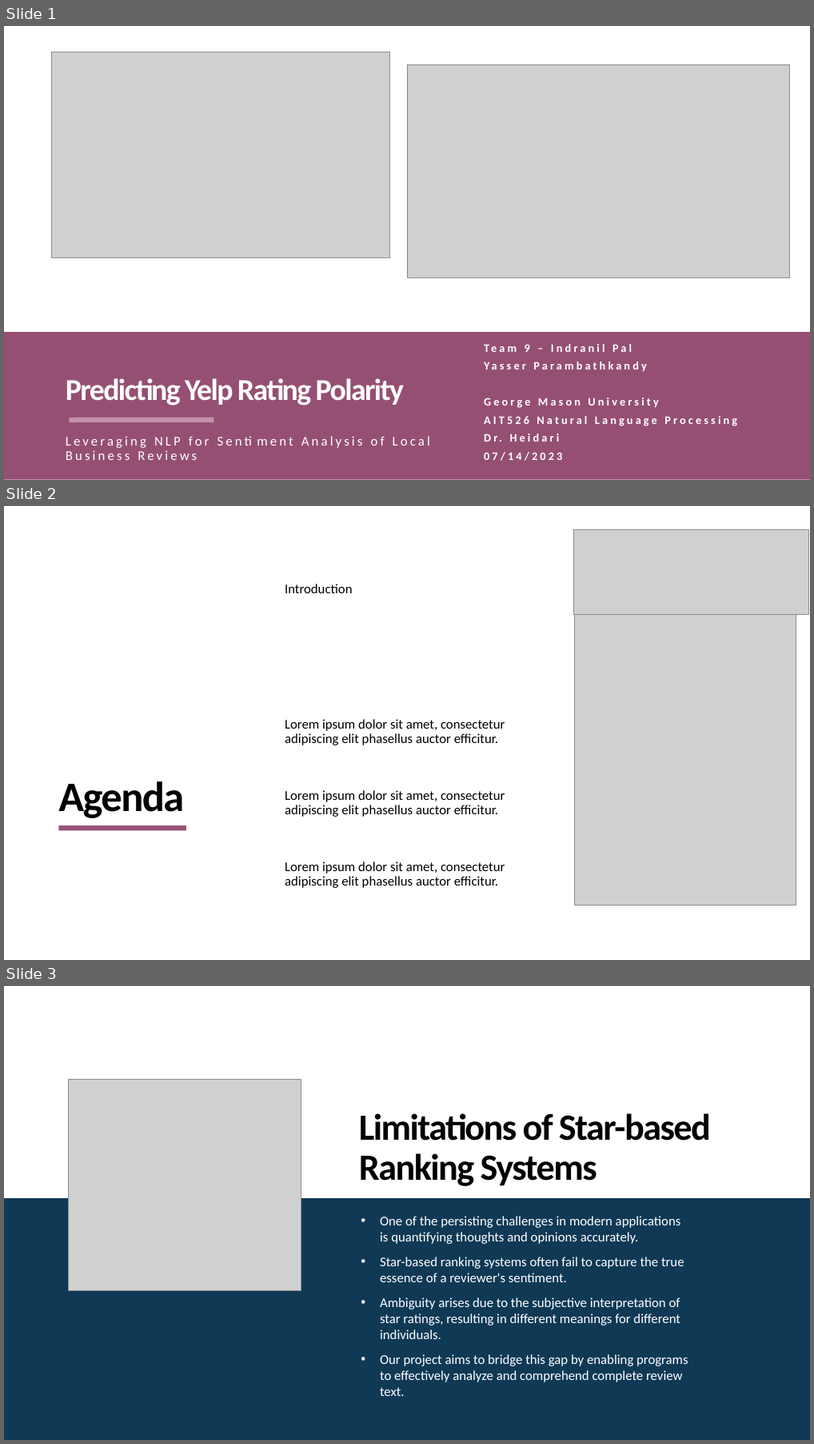
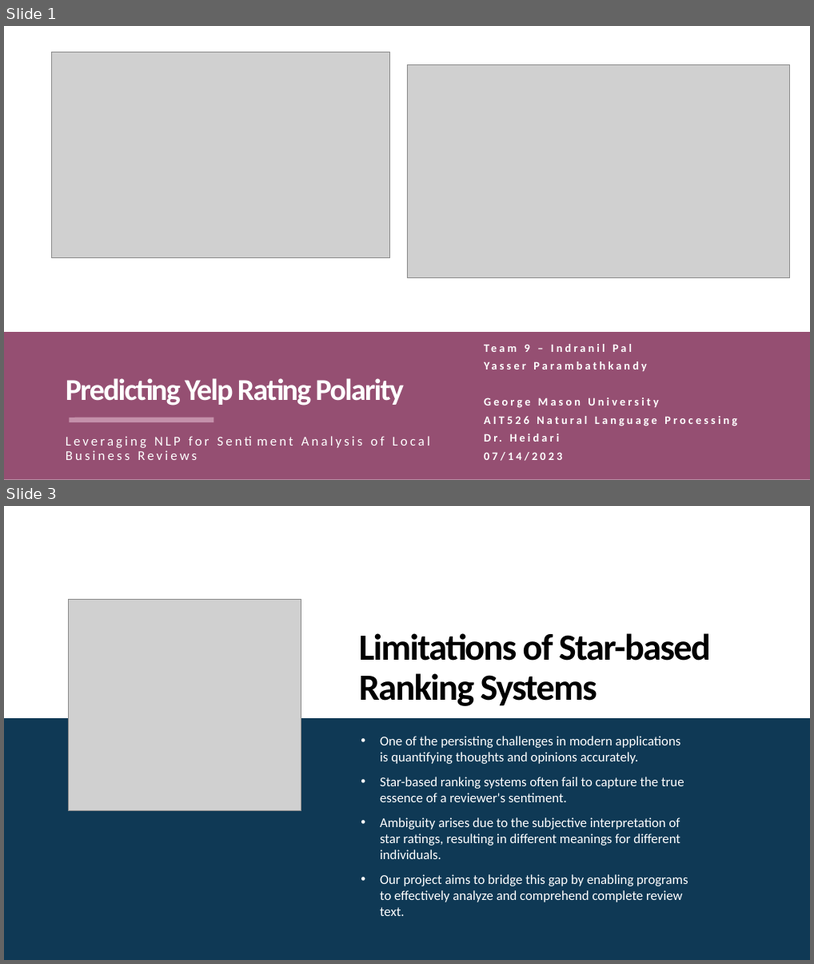
Before and after one commit to yarafatin/ait526, a slide deck: final/docs/AIT526_Team9_YP_IP_PPT.pptx. Shown one above the other, each under a label of ours: slides 1, 2 and 3 before the commit, slides 1 and 3 after it; the slides between them are not shown. The pictures are 814x1444 and 814x964 pixels, drawn with LibreOffice and Linux fonts; fonts in the diff are those of the drawing; grey boxes stand for pictures. Boxes give left, top, right and bottom in pixels: in the first picture for what was removed or moved away, otherwise in the second. Text is boxed around its words. In the diff, an @@ line names an element or a change of style, - is before the commit and + after.

```diff
--- a/final/docs/AIT526_Team9_YP_IP_PPT.pptx
+++ b/final/docs/AIT526_Team9_YP_IP_PPT.pptx
@@ slide 2 removed at (4,506,810,960), background #FFFFFF @@
@@ picture removed at (574,529,809,614) @@
@@ text removed at (285,584,352,593) @@
-Introduction
@@ picture removed at (575,614,797,904) @@
@@ text removed at (285,719,505,745) @@
-Lorem ipsum dolor sit amet, consectetur adipiscing elit phasellus auctor efficitur.
@@ title removed at (58,781,184,818) @@
-Agenda
@@ text removed at (285,790,505,816) @@
-Lorem ipsum dolor sit amet, consectetur adipiscing elit phasellus auctor efficitur.
@@ line removed from (186, 828) to (58, 828) @@
@@ text removed at (285,861,505,888) @@
-Lorem ipsum dolor sit amet, consectetur adipiscing elit phasellus auctor efficitur.
```
Also in this commit, not shown: 1 slide added.
